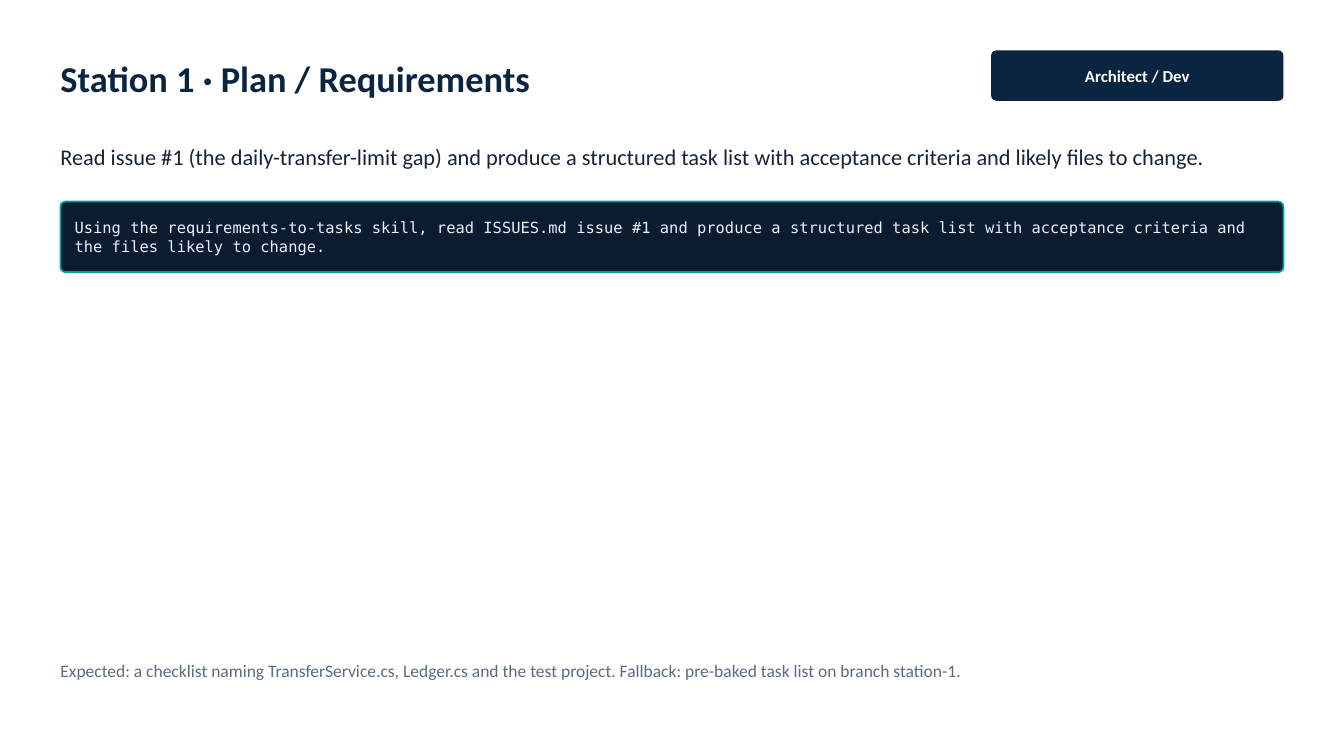
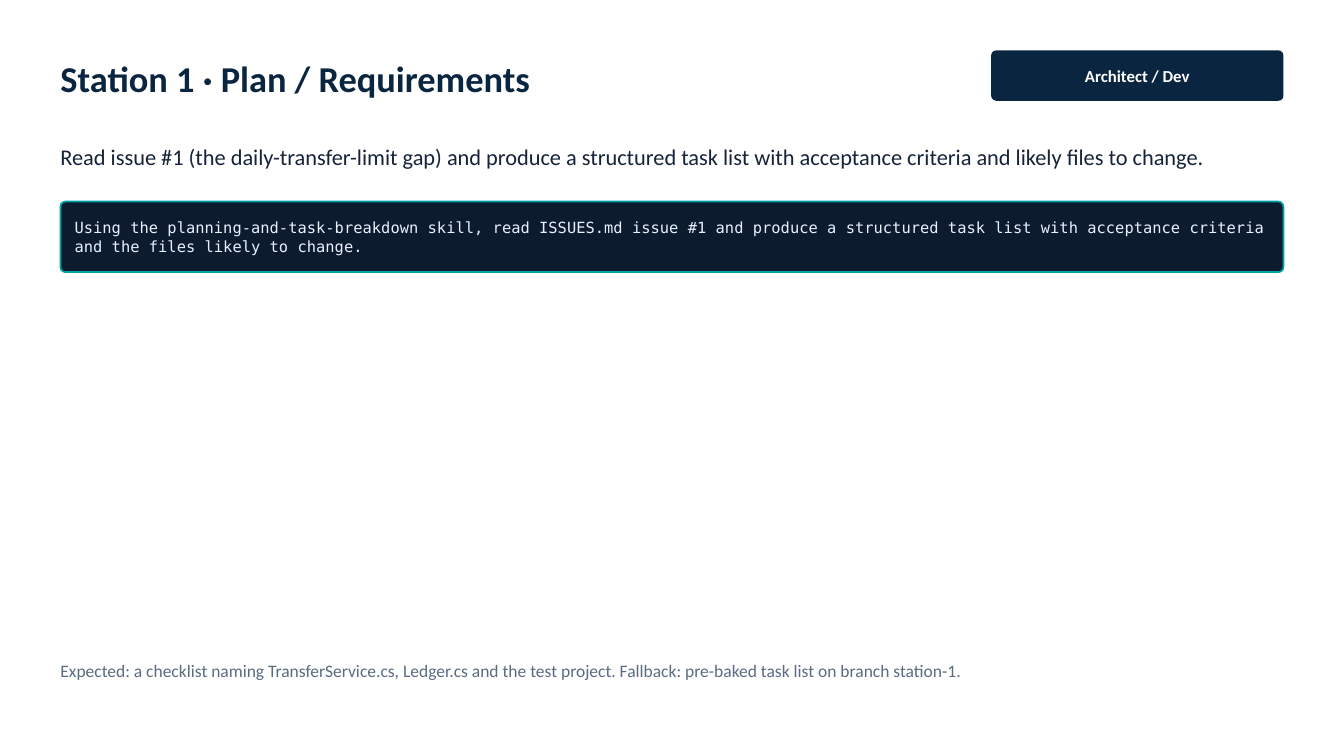
Before and after one commit to amilos/agentic-coding-101, a slide deck: slide 15 of slides/agentic-coding-101.pptx. Drawn at 1344x756 pixels with LibreOffice and Linux fonts; fonts in the diff are those of the drawing. Boxes give left, top, right and bottom in pixels: in the first picture for what was removed or moved away, otherwise in the second. Text is boxed around its words. In the diff, an @@ line names an element or a change of style, - is before the commit and + after.

```diff
--- a/slides/agentic-coding-101.pptx
+++ b/slides/agentic-coding-101.pptx
@@ text at box(75, 221, 1264, 256): text changed @@
-Using the requirements-to-tasks skill, read ISSUES.md issue #1 and produce a structured task list with acceptance criteria and the files likely to change.
+Using the planning-and-task-breakdown skill, read ISSUES.md issue #1 and produce a structured task list with acceptance criteria and the files likely to change.
```
Also in this commit, not shown: 6 other slides changed, 14 other files.
